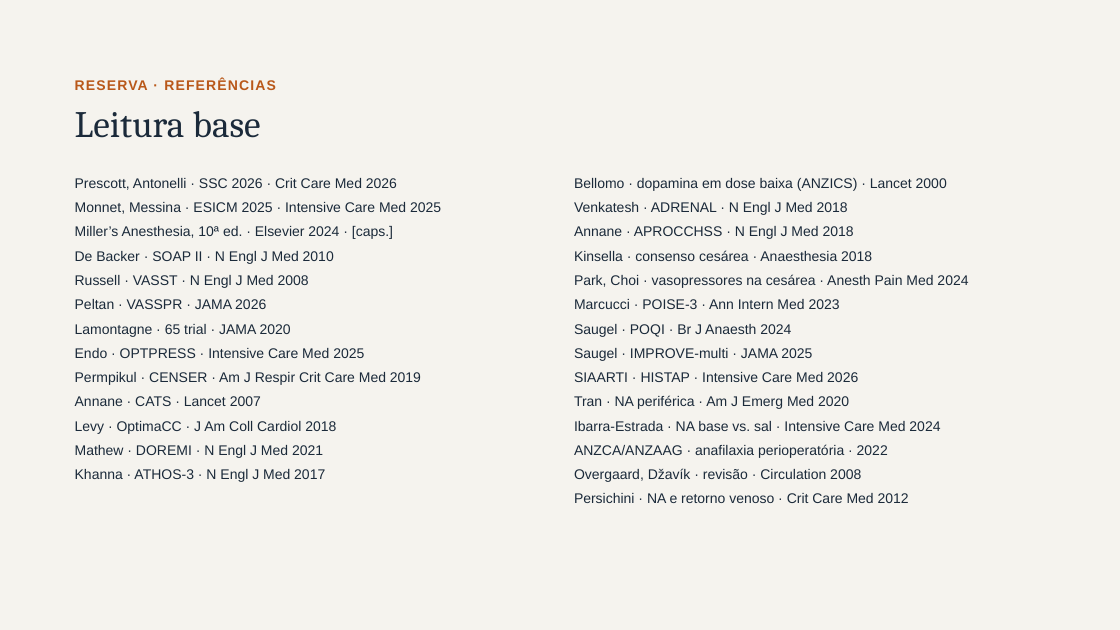
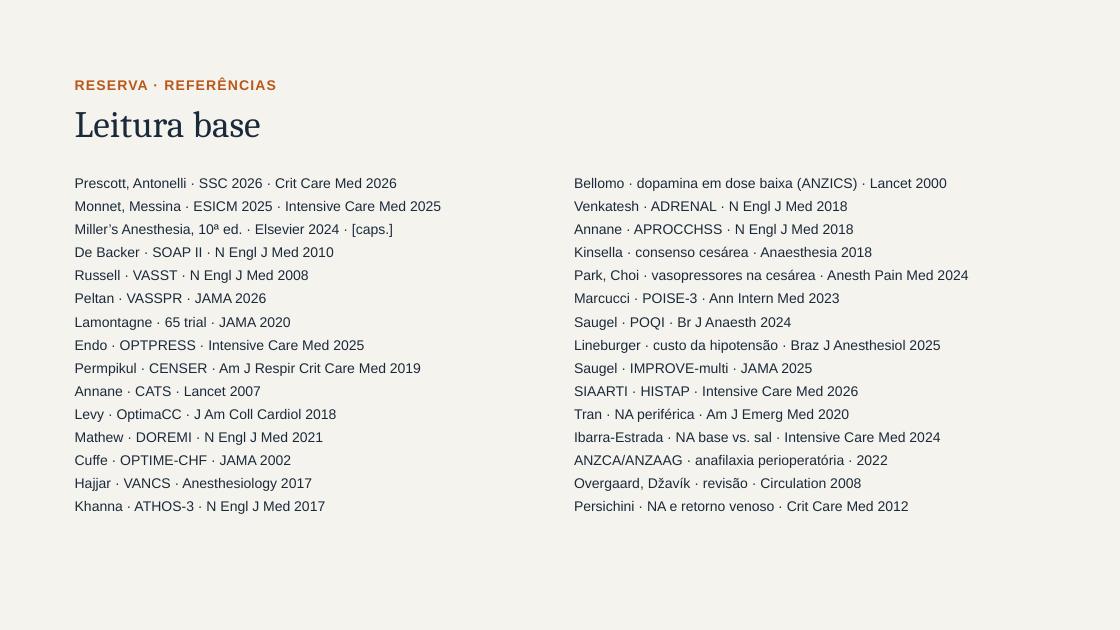
Before and after one commit to brunomoraesdubois-bit/Bruno, a slide deck: slide 28 of apresentacao/Aminas_Vasoativas.pptx. Drawn at 1120x630 pixels with LibreOffice and Linux fonts; fonts in the diff are those of the drawing. Boxes give left, top, right and bottom in pixels: in the first picture for what was removed or moved away, otherwise in the second. Text is boxed around its words. In the diff, an @@ line names an element or a change of style, - is before the commit and + after.

```diff
--- a/apresentacao/Aminas_Vasoativas.pptx
+++ b/apresentacao/Aminas_Vasoativas.pptx
@@ 6 texts: place and size @@
-6 texts at box(75, 250, 968, 309)
+6 texts at box(75, 246, 968, 303)
@@ 6 texts: place and size @@
-6 texts at box(75, 324, 791, 434)
+6 texts at box(75, 317, 791, 422)
@@ text "Saugel · IMPROVE-multi · JAMA ...": place and size @@
-text "Saugel · IMPROVE-multi · JAMA ..." at box(574, 348, 812, 361)
+text "Saugel · IMPROVE-multi · JAMA ..." at box(574, 363, 812, 376)
@@ text added at box(574, 340, 940, 353), 12 pt, text #1B2A3A @@
+Lineburger · custo da hipotensão · Braz J Anesthesiol 2025
@@ text "SIAARTI · HISTAP · Intensive ...": place and size @@
-text "SIAARTI · HISTAP · Intensive ..." at box(574, 372, 858, 382)
+text "SIAARTI · HISTAP · Intensive ..." at box(574, 386, 858, 396)
@@ 5 texts: place and size @@
-5 texts at box(574, 395, 940, 503)
+5 texts at box(574, 408, 940, 511)
@@ text "Mathew · DOREMI · N ...": place and size @@
-text "Mathew · DOREMI · N ..." at box(75, 445, 323, 458)
+text "Mathew · DOREMI · N ..." at box(75, 432, 323, 445)
@@ text added at box(75, 455, 291, 465), 12 pt, text #1B2A3A @@
+Cuffe · OPTIME-CHF · JAMA 2002
@@ text added at box(75, 478, 312, 491), 12 pt, text #1B2A3A @@
+Hajjar · VANCS · Anesthesiology 2017
@@ text "Khanna · ATHOS-3 · N ...": place and size @@
-text "Khanna · ATHOS-3 · N ..." at box(75, 469, 325, 482)
+text "Khanna · ATHOS-3 · N ..." at box(75, 501, 325, 514)
```
Also in this commit, not shown: 13 other slides changed, 3 slides added, 3 slides removed, 22 other files.
